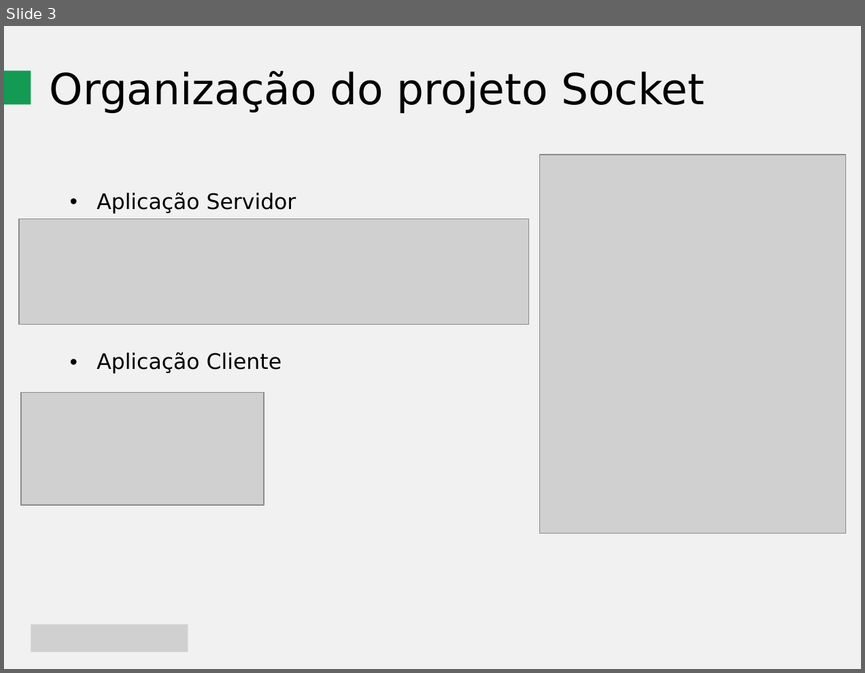
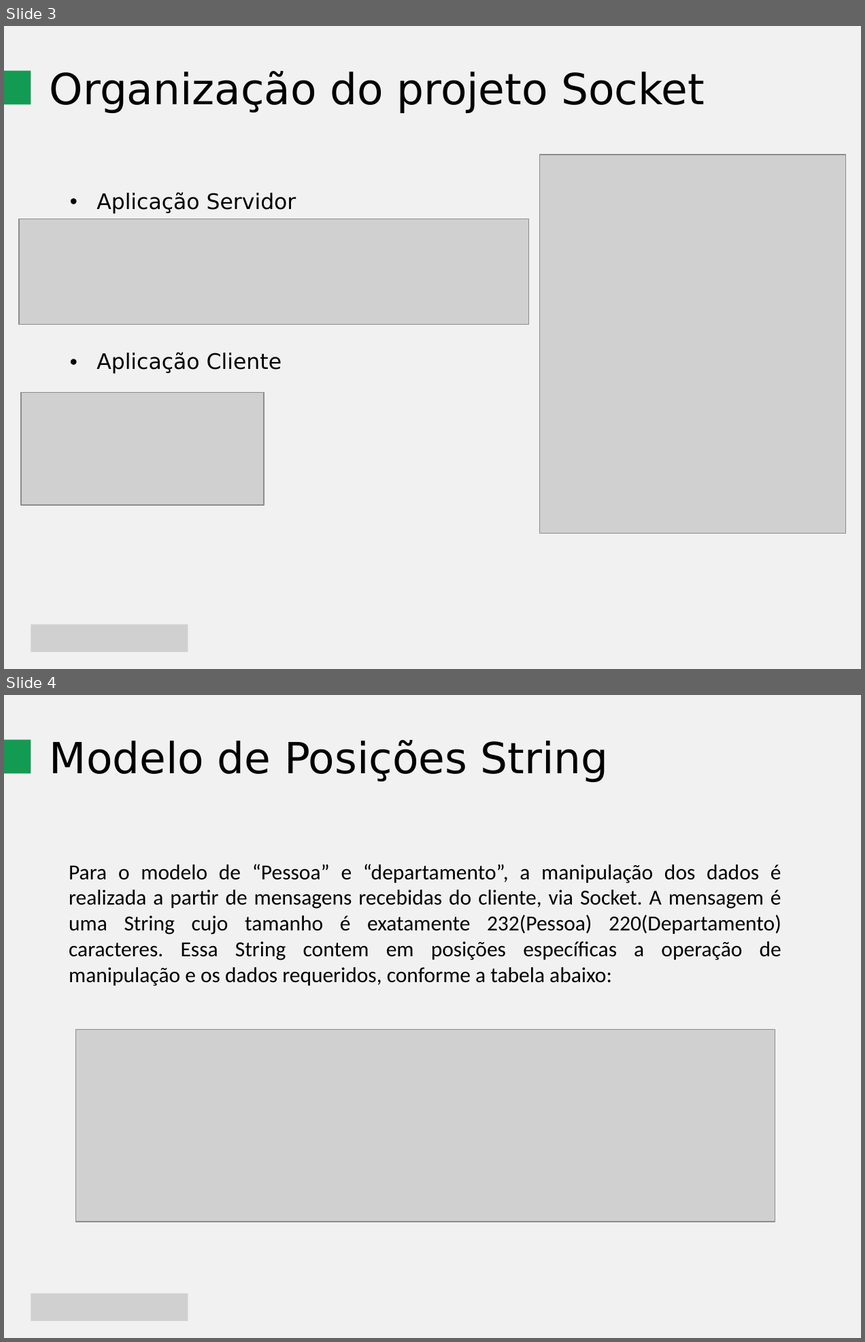
Before and after one commit to robsondejesus1996/Trabalho-Socket-Crud, a slide deck: Apresentação.pptx. Shown one above the other, each under a label of ours: slide 3 before the commit, slides 3 and 4 after it. The pictures are 865x673 and 865x1342 pixels, drawn with LibreOffice and Linux fonts; fonts in the diff are those of the drawing; grey boxes stand for pictures. Boxes give left, top, right and bottom in pixels: in the first picture for what was removed or moved away, otherwise in the second. Text is boxed around its words. In the diff, an @@ line names an element or a change of style, - is before the commit and + after.

```diff
--- a/Apresentação.pptx
+++ b/Apresentação.pptx
@@ slide 4 added at <box>4,695,861,1338</box>, background #FFFFFF; not listed: 1 template element that a slide beside it also shows @@
@@ freeform shape added at <box>4,740,31,774</box>, fill #139B54 @@
@@ title added at <box>50,740,608,782</box>, 36 pt, text #000000 @@
+Modelo de Posições String
@@ text added at <box>69,864,781,986</box>, 18 pt, text #000000 @@
+Para o modelo de “Pessoa” e “departamento”, a manipulação dos dados é realizada a partir de mensagens recebidas do cliente, via Socket. A mensagem é uma String cujo tamanho é exatamente 232(Pessoa) 220(Departamento) caracteres. Essa String contem em posições específicas a operação de manipulação e os dados requeridos, conforme a tabela abaixo:
@@ picture added at <box>76,1029,775,1221</box> @@
@@ picture added at <box>31,1293,188,1321</box> @@
```
Also in this commit, not shown: 2 slides changed, 11 other files.
